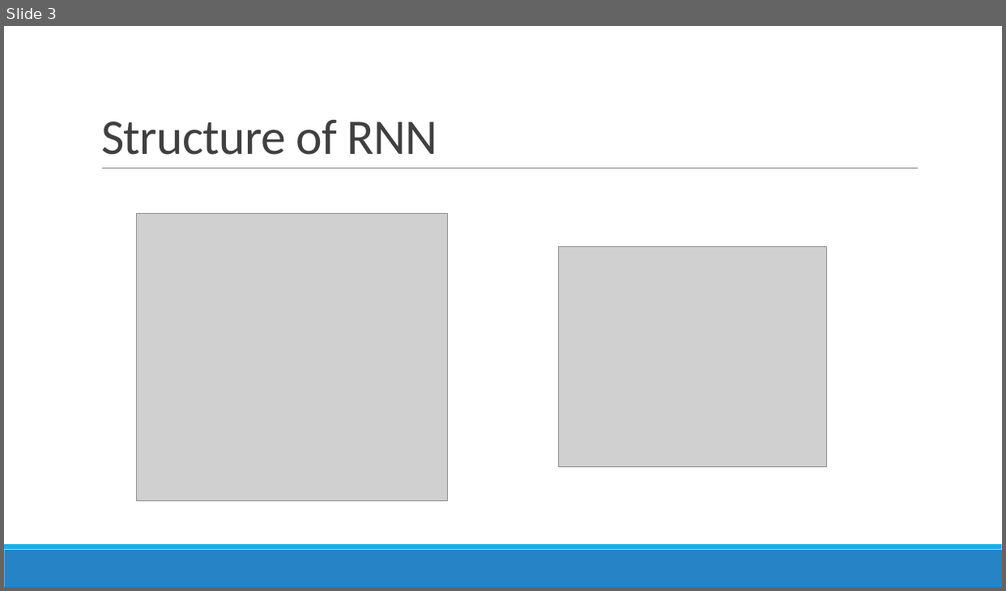
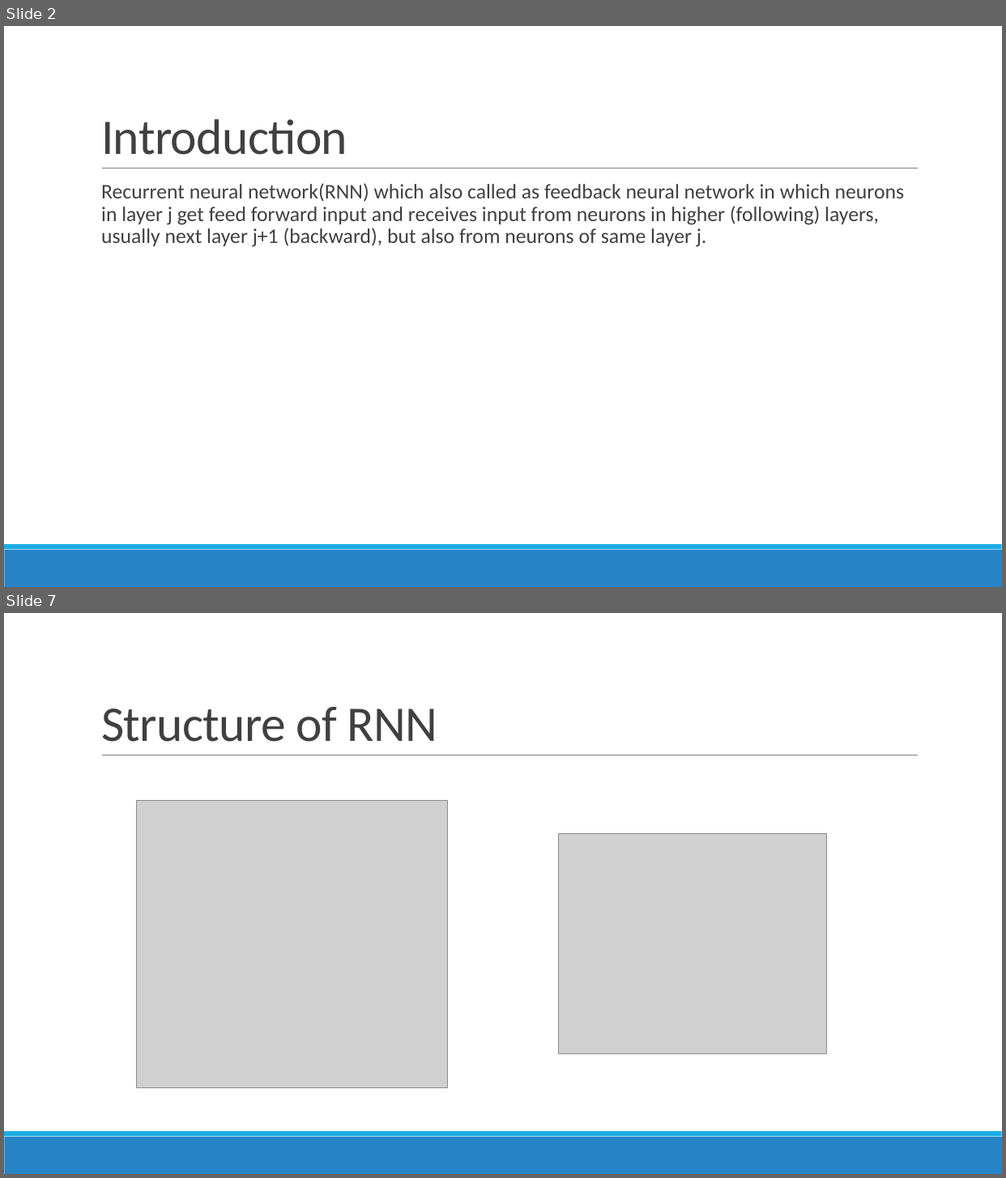
Before and after one commit to kshitijyelpale/LFD-Application-of-NN-in-LSTM, a slide deck: Documentation/LSTM Presentation.pptx. Shown one above the other, each under a label of ours: slide 3 before the commit, slides 2 and 7 after it; the slides between them are not shown. The pictures are 1006x591 and 1006x1178 pixels, drawn with LibreOffice and Linux fonts; fonts in the diff are those of the drawing; grey boxes stand for pictures. Boxes give left, top, right and bottom in pixels: in the first picture for what was removed or moved away, otherwise in the second. Text is boxed around its words. In the diff, an @@ line names an element or a change of style, - is before the commit and + after.

```diff
--- a/Documentation/LSTM Presentation.pptx
+++ b/Documentation/LSTM Presentation.pptx
@@ slide 2 added at bbox=[4, 26, 1002, 587], background #FFFFFF; not listed: 3 template elements that a slide beside it also shows @@
@@ title added at bbox=[101, 119, 347, 155], 48 pt, text #404040 @@
+Introduction
@@ text added at bbox=[101, 183, 904, 247], 20 pt, text #404040 @@
+  Recurrent neural network(RNN) which also called as feedback neural network in which neurons in layer j get feed forward input and receives input from neurons in higher (following) layers, usually next layer j+1 (backward), but also from neurons of same layer j.
@@ what was slide 3 is now slide 7 @@
```
Also in this commit, not shown: 2 slides changed, 13 other slides added, 1 slide removed.
